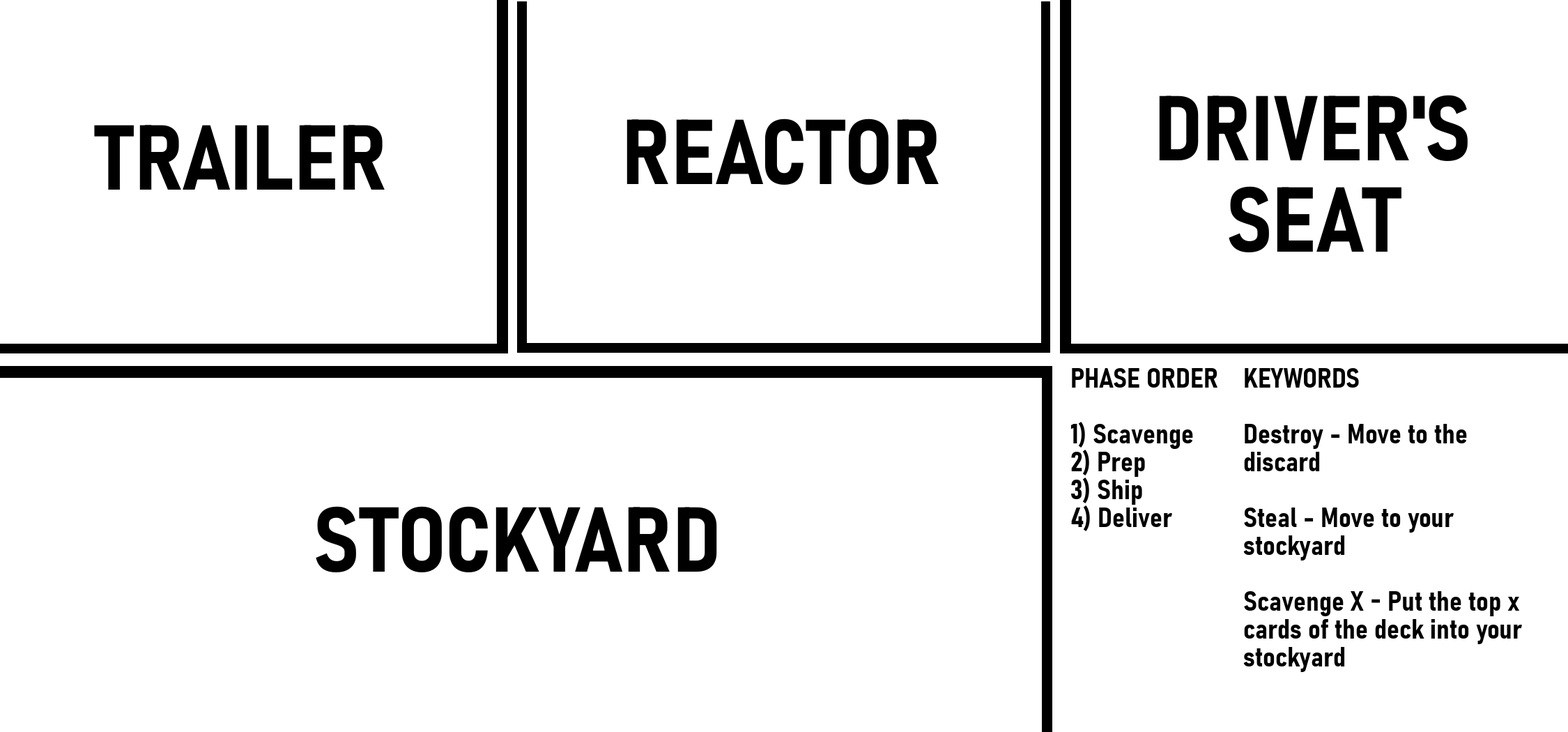
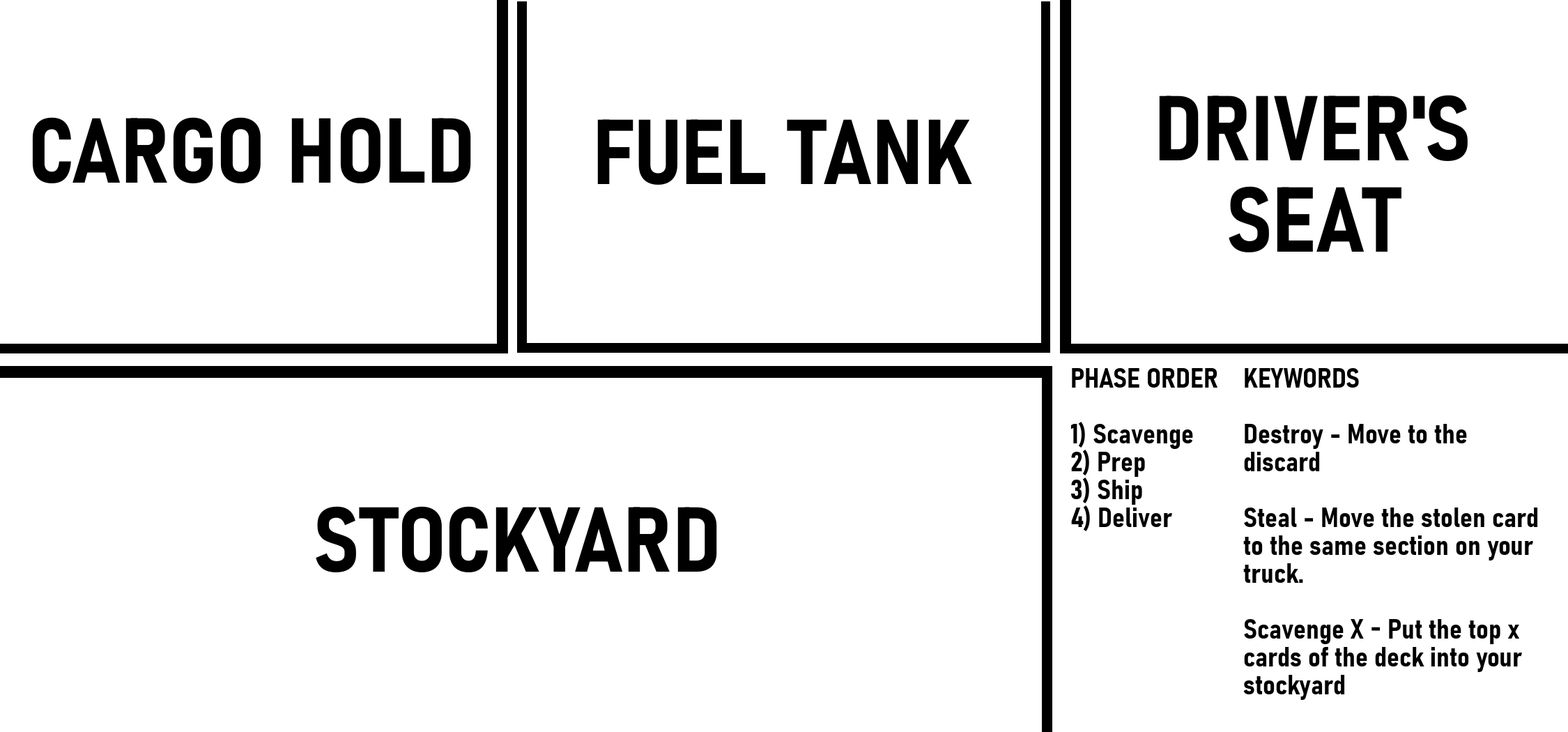
Comparing the layer stacks of the two 1568 x 732 images. Changes:
painted on "KEYWORDS ..." over [1243, 507, 1539, 701]
renamed "REACTOR" to "FUEL TANK", painted on it over [597, 118, 973, 185]
renamed "TRAILER" to "CARGO HOLD", painted on it over [32, 117, 472, 190]
